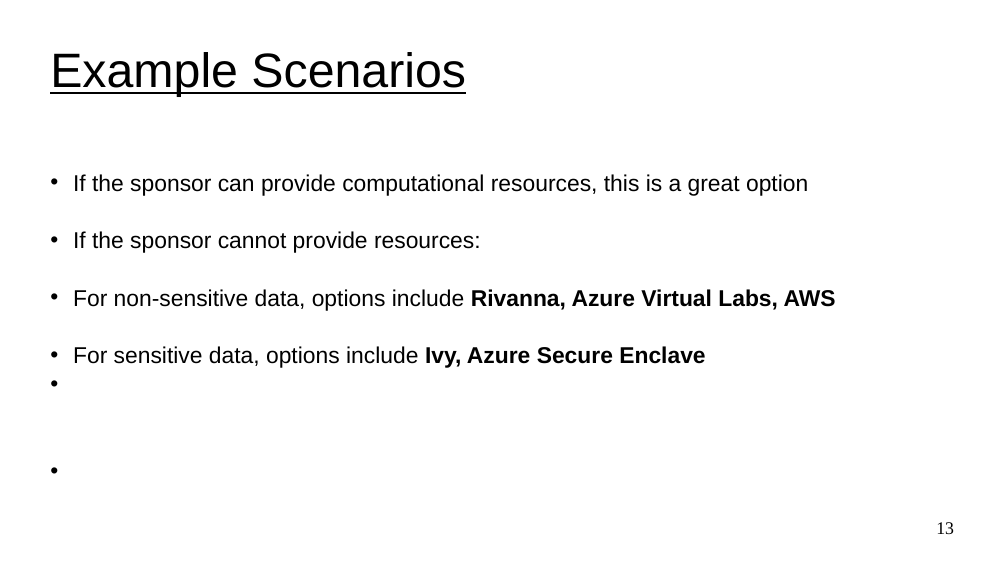
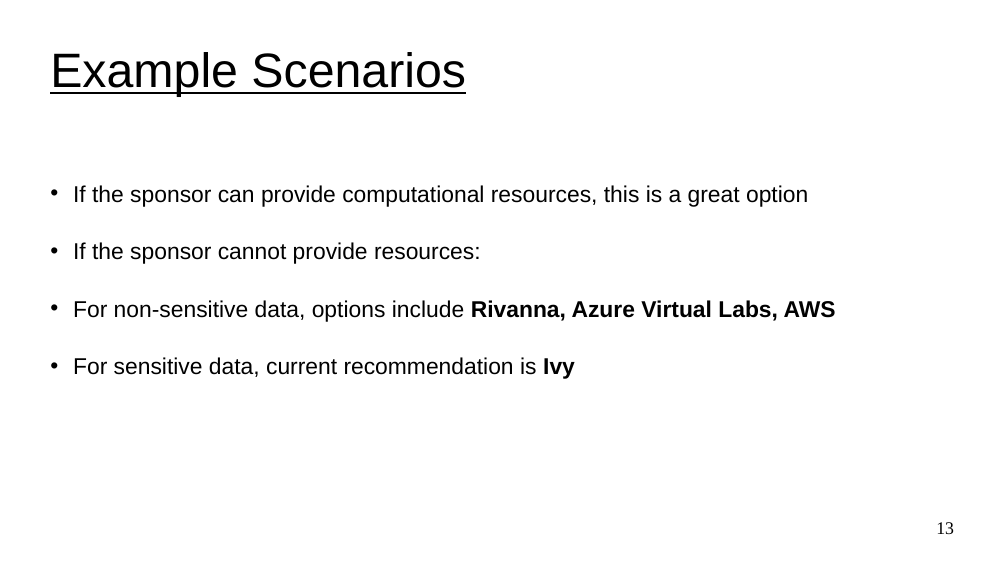
Before and after one commit to UVADS/ds6011, a slide deck: slide 13 of 10_computing_options.pptx. Drawn at 1008x567 pixels with LibreOffice and Linux fonts; fonts in the diff are those of the drawing. Boxes give left, top, right and bottom in pixels: in the first picture for what was removed or moved away, otherwise in the second. Text is boxed around its words. In the diff, an @@ line names an element or a change of style, - is before the commit and + after.

Commit message:
updated sensitive data options

```diff
--- a/10_computing_options.pptx
+++ b/10_computing_options.pptx
@@ subtitle "If the sponsor can provide ...": place and size @@
-subtitle "If the sponsor can provide ..." at (73,174,836,368)
+subtitle "If the sponsor can provide ..." at (73,185,836,379)
@@ subtitle at (73,357,575,379): text changed @@
-• For sensitive data, options include Ivy, Azure Secure Enclave
+• For sensitive data, current recommendation is Ivy
```
Also in this commit, not shown: 6 other slides changed, 1 other file.
